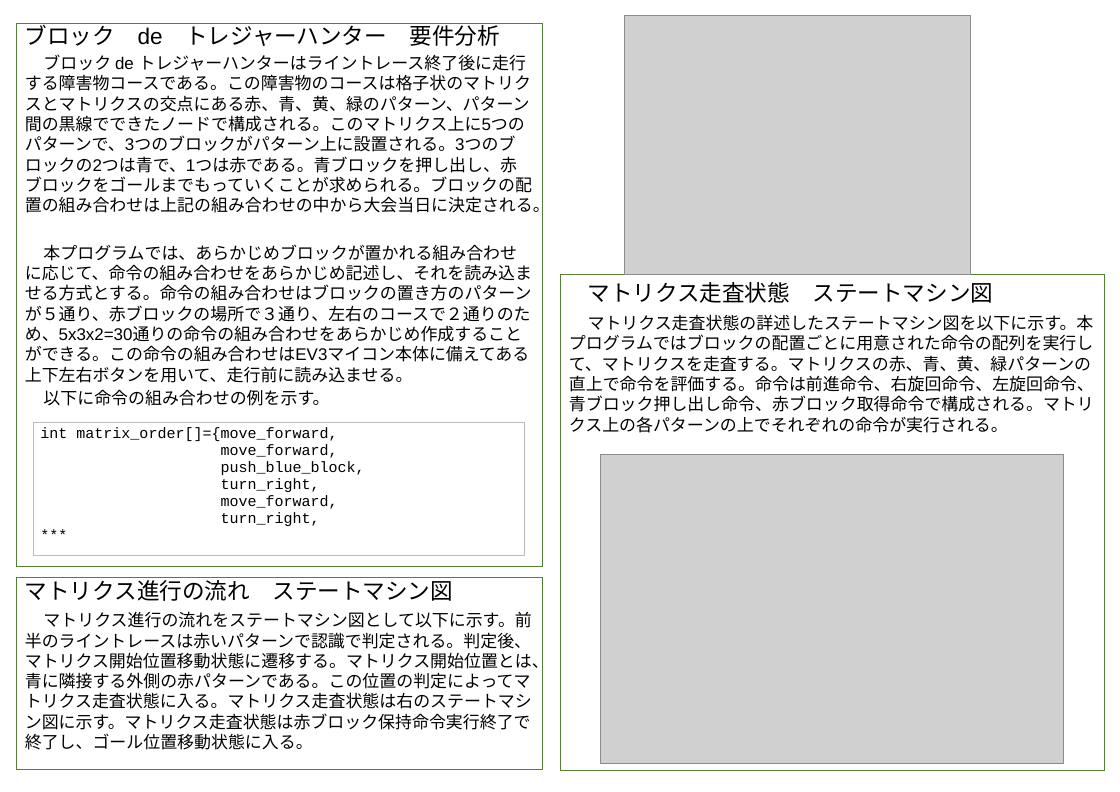
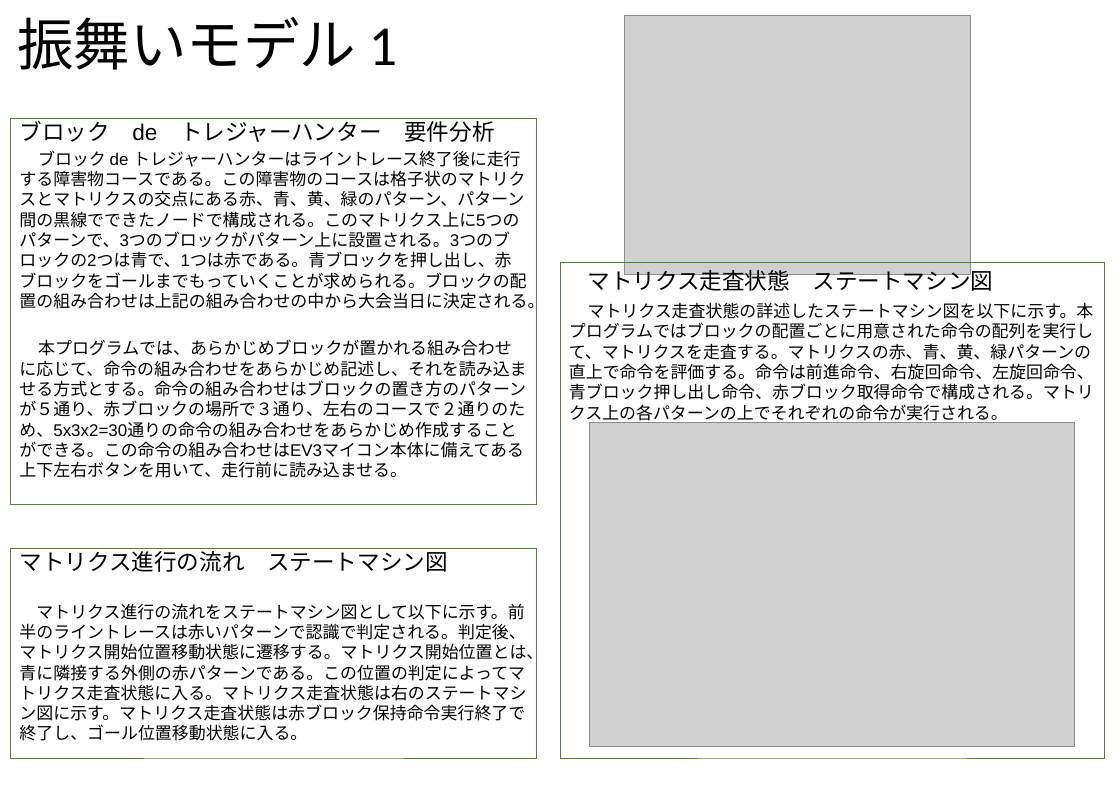
Before and after one commit to SSS-etrobo-2023/master, a slide deck: slide 4 of document/PRI_040_RWKYI.pptx. Drawn at 1120x792 pixels with LibreOffice and Linux fonts; fonts in the diff are those of the drawing; grey boxes stand for pictures. Boxes give left, top, right and bottom in pixels: in the first picture for what was removed or moved away, otherwise in the second. Text is boxed around its words. In the diff, an @@ line names an element or a change of style, - is before the commit and + after.

Commit message:
モデル図 マージ_3

```diff
--- a/document/PRI_040_RWKYI.pptx
+++ b/document/PRI_040_RWKYI.pptx
@@ text added at <box>17,17,398,70</box>, 60 pt, text #000000 @@
+振舞いモデル 1
@@ rectangle "ブロック de トレジャーハンター 要件分析": place and size @@
-rectangle "ブロック de トレジャーハンター 要件分析" at <box>16,23,542,567</box>
+rectangle "ブロック de トレジャーハンター 要件分析" at <box>11,119,537,505</box>
@@ rectangle "マトリクス走査状態 ステートマシン図": place and size @@
-rectangle "マトリクス走査状態 ステートマシン図" at <box>560,275,1104,770</box>
+rectangle "マトリクス走査状態 ステートマシン図" at <box>560,263,1104,758</box>
@@ text in rectangle at <box>43,389,329,406</box>: paragraph removed @@
-以下に命令の組み合わせの例を示す。
@@ table removed at <box>34,423,524,556</box>, 1 rows, 1 columns @@
-int matrix_order[]={move_forward, / move_forward, / push_blue_block, / turn_right, / move_forward, / turn_right, / ***
@@ picture: place and size @@
-picture at <box>601,455,1064,763</box>
+picture at <box>589,423,1075,746</box>
@@ rectangle "マトリクス進行の流れ ステートマシン図": place and size @@
-rectangle "マトリクス進行の流れ ステートマシン図" at <box>16,577,542,769</box>
+rectangle "マトリクス進行の流れ ステートマシン図" at <box>11,549,537,759</box>
```
Also in this commit, not shown: 4 other slides changed.
